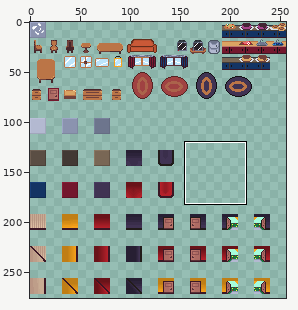
Sprite sheet, stored at assets/sprites/tileset/all_tileset.png. Above: a wide view before the commit, with the close-up outlined.
Close-up. Earlier state:
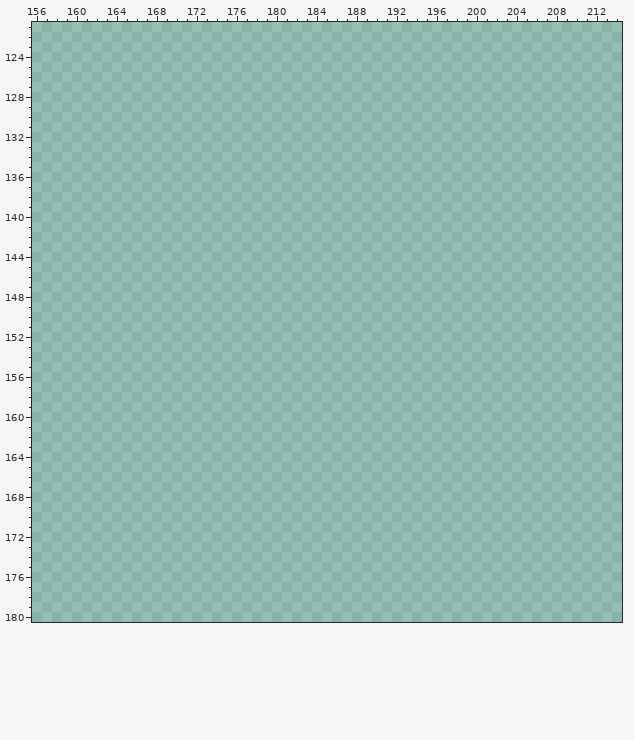
The file is 256x288 pixels. Colours within 5 levels of each other are drawn and written as one. Shown: x 156..214, y 121..180. The wide view leaves out empty margins. The commit also changed other parts of the picture, which this record leaves out.
The result:
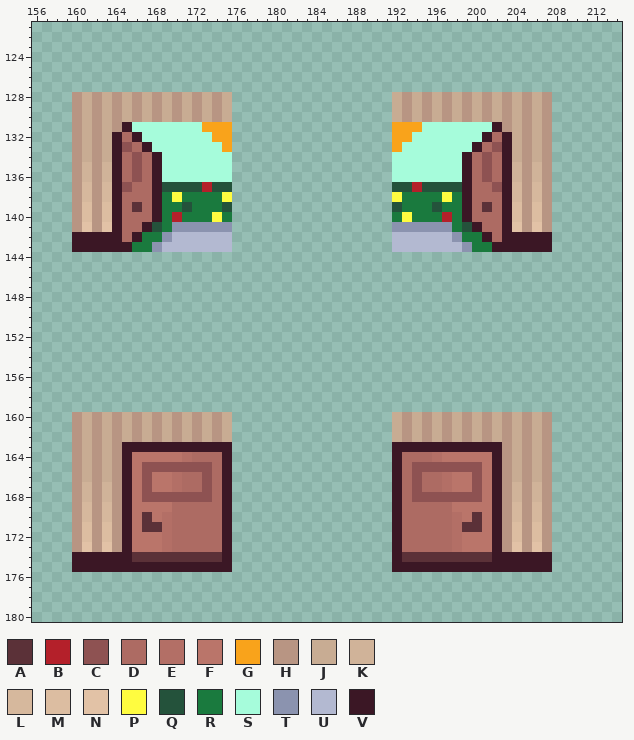
Palette (. is transparent): A #5b3138  B #b4202a  C #8e5252  D #ad6b63  E #b36f66  F #ba756a  G #f9a31b  H #b89583  J #c8ac93  K #d0b399  L #d6b89d  M #dcbda1  N #e2c2a6  P #fffc40  Q #24523b  R #1a7a3e  S #a6fcdb  T #8b93af  U #b3b9d1  V #3b1725
Change:
y 128..130: x 160..175 ................ -> HJHJHJHJHJHJHJHJ; x 192..207 ................ -> JHJHJHJHJHJHJHJH
y 131: x 160..175 ................ -> HJHJHVSSSSSSSGGG; x 192..207 ................ -> GGGSSSSSSSVHJHJH
y 132: x 160..175 ................ -> HJHJVDVSSSSSSSGG; x 192..207 ................ -> GGSSSSSSSVDVJHJH
y 133: x 160..175 ................ -> HJHJVCDVSSSSSSSG; x 192..207 ................ -> GSSSSSSSVDCVJHJH
y 134: x 160..175 ................ -> HJHJVDCDVSSSSSSS; x 192..207 ................ -> SSSSSSSVDCDVJHJH
y 135..136: x 160..175 ................ -> HKHKVDCDVSSSSSSS; x 192..207 ................ -> SSSSSSSVDCDVKHKH
y 137: x 160..175 ................ -> HLHLVCDDVQQQQBQQ; x 192..207 ................ -> QQBQQQQVDDCVLHLH
y 138: x 160..175 ................ -> HLHLVDDDVRPRRRRP; x 192..207 ................ -> PRRRRPRVDDDVLHLH
y 139: x 160..175 ................ -> HMHMVDADVRRQRRRQ; x 192..207 ................ -> QRRRQRRVDADVMHMH
y 140: x 160..175 ................ -> HMHMVDDDVRBRRRPR; x 192..207 ................ -> RPRRRBRVDDDVMHMH
y 141: x 160..175 ................ -> HNHNVDDVQRTTTTTT; x 192..207 ................ -> TTTTTTRQVDDVNHNH
y 142: x 160..175 ................ -> VVVVVDVRRTUUUUUU; x 192..207 ................ -> UUUUUUTRRVDVVVVV
y 143: x 160..175 ................ -> VVVVVVRRTUUUUUUU; x 192..207 ................ -> UUUUUUUTRRVVVVVV
y 160..162: x 160..175 ................ -> HJHJHJHJHJHJHJHJ; x 192..207 ................ -> JHJHJHJHJHJHJHJH
y 163: x 160..175 ................ -> HJHJHVVVVVVVVVVV; x 192..207 ................ -> VVVVVVVVVVVHJHJH
y 164: x 160..175 ................ -> HJHJHVFFFFFEDDDV; x 192..207 ................ -> VDDDEFFFFFVHJHJH
y 165: x 160..175 ................ -> HJHJHVFCCCCCCCDV; x 192..207 ................ -> VDCCCCCCCFVHJHJH
y 166: x 160..175 ................ -> HJHJHVFCFFEDDCDV; x 192..207 ................ -> VDCDDEFFCFVHJHJH
y 167: x 160..175 ................ -> HKHKHVFCFFEDDCDV; x 192..207 ................ -> VDCDDEFFCFVHKHKH
y 168: x 160..175 ................ -> HKHKHVFCCCCCCCDV; x 192..207 ................ -> VDCCCCCCCFVHKHKH
y 169: x 160..175 ................ -> HLHLHVFFFFDDDDDV; x 192..207 ................ -> VDDDDDFFFFVHLHLH
y 170: x 160..175 ................ -> HLHLHVFAFEDDDDDV; x 192..207 ................ -> VDDDDDEFAFVHLHLH
y 171: x 160..175 ................ -> HMHMHVFAAEDDDDDV; x 192..207 ................ -> VDDDDDEAAFVHMHMH
y 172: x 160..175 ................ -> HMHMHVFFFEDDDDDV; x 192..207 ................ -> VDDDDDEFFFVHMHMH
y 173: x 160..175 ................ -> HNHNHVFFFEDDDDDV; x 192..207 ................ -> VDDDDDEFFFVHNHNH
y 174: x 160..175 ................ -> VVVVVVAAAAAAAAAV; x 192..207 ................ -> VAAAAAAAAAVVVVVV
y 175: x 160..175 ................ -> VVVVVVVVVVVVVVVV; x 192..207 ................ -> VVVVVVVVVVVVVVVV
Boxes around the changes in both close-ups, in picture pixels (x1, y1, x2, y2):
added: (72, 92, 232, 252)
added: (392, 92, 552, 252)
added: (72, 412, 232, 572)
added: (392, 412, 552, 572)
